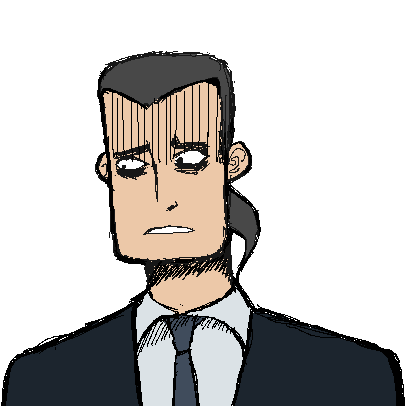
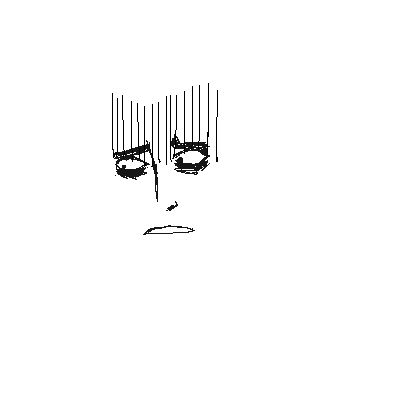
Layered file, before and after one edit (w=406, h=406). Changes by layer:
hid "zeke body" over [1, 51, 405, 406]